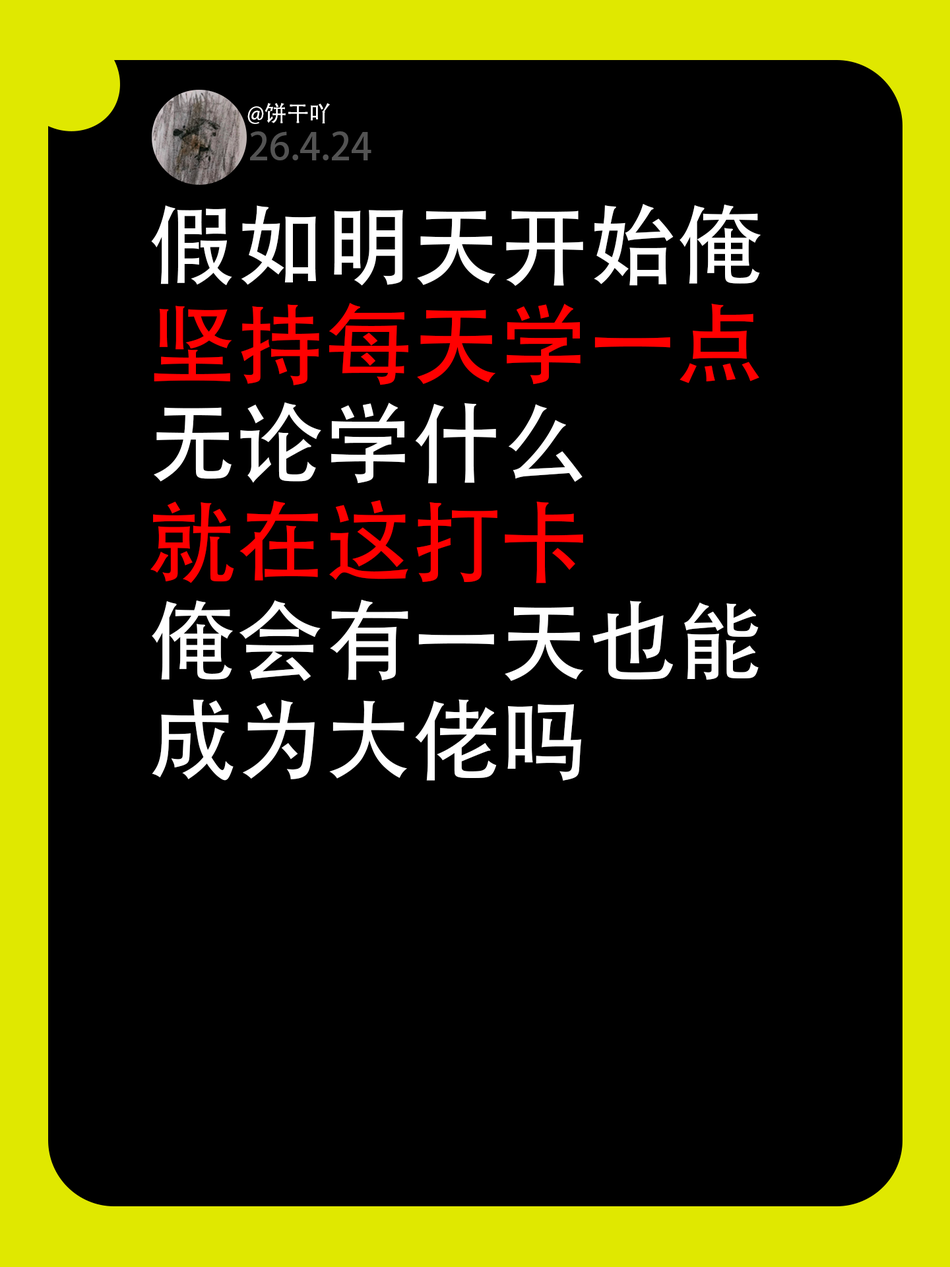
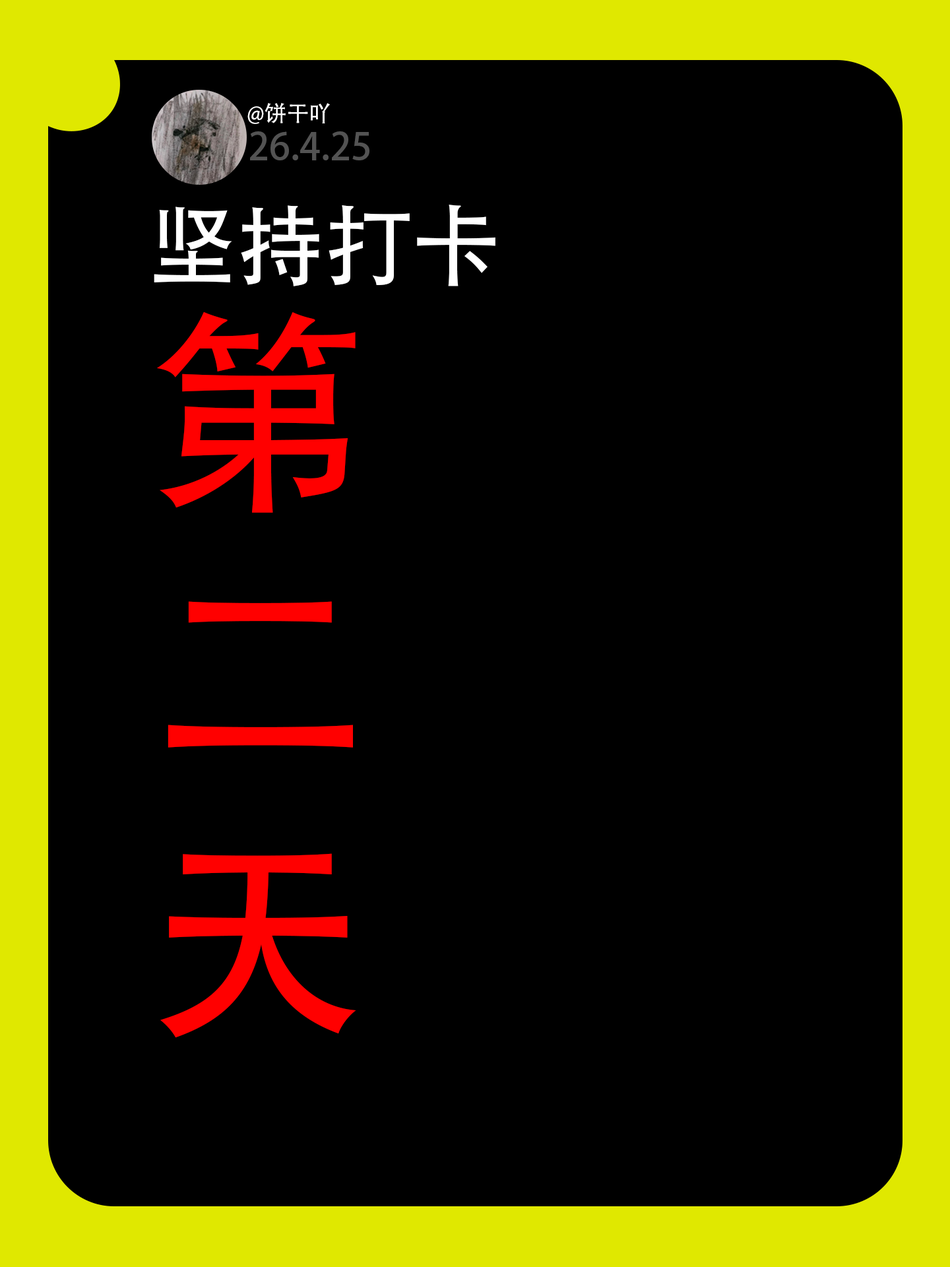
Layered file, before and after one edit (950 x 1267). Changes by layer:
renamed "假如明天开始俺坚持每天学一点 无论学什么 就在这打卡 俺会有一天也能成为大佬吗" to "坚持打卡 第 二 天", painted on it over [150, 203, 761, 1038]
renamed "26.4.24" to "26.4.25", painted on it over [351, 131, 372, 161]
